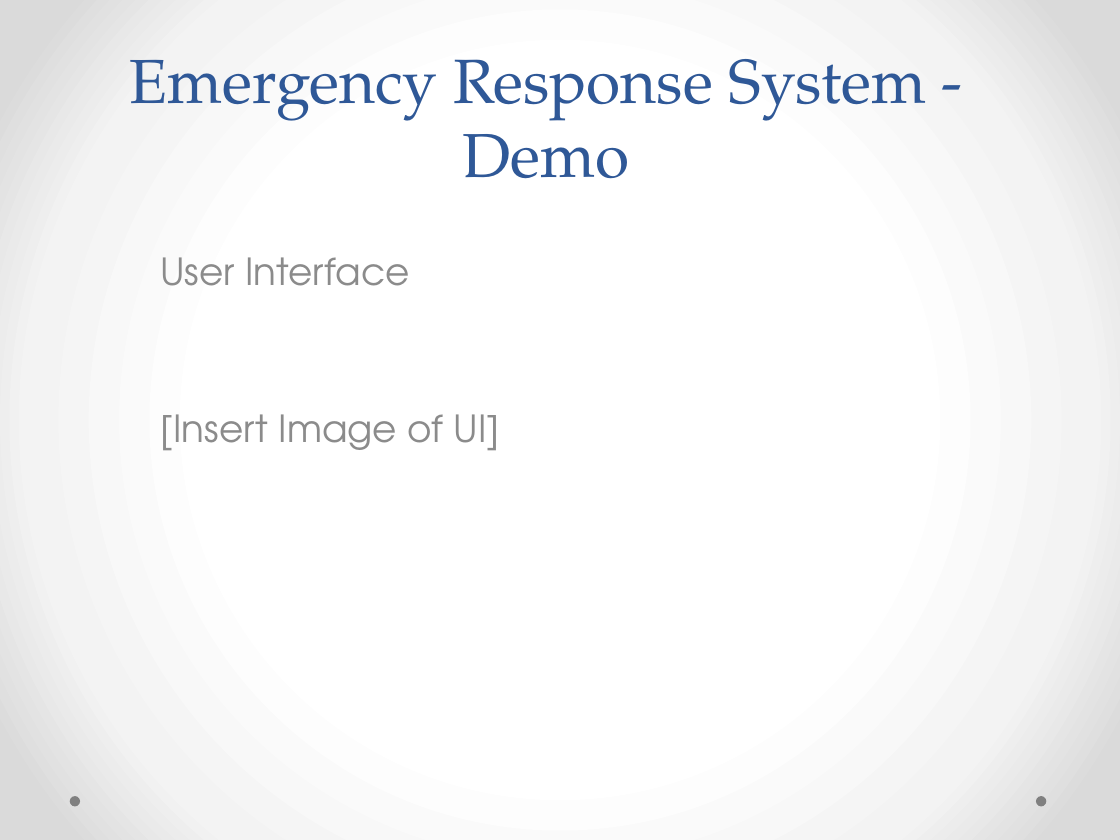
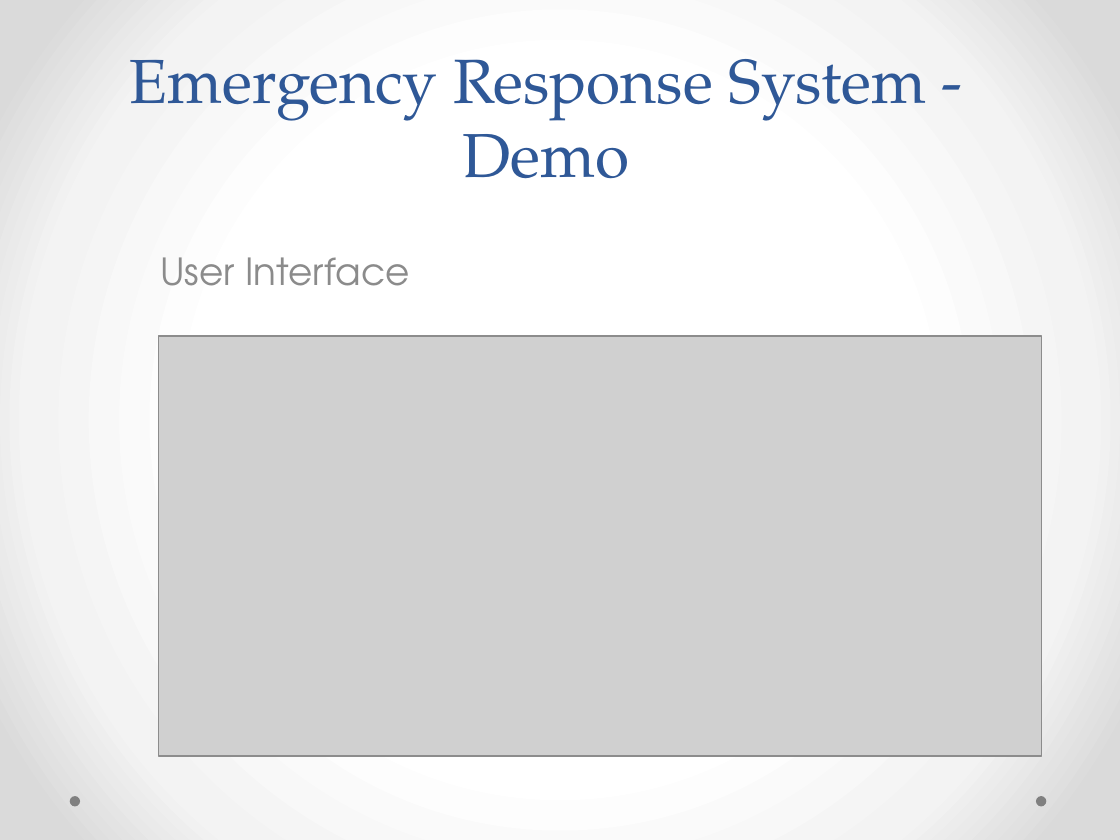
Before and after one commit to natrajkaushik/EmergencyResponseSystem, a slide deck: slide 7 of presentation/Emergency Response System.pptx (slide 6 before the commit). Drawn at 1120x840 pixels with LibreOffice and Linux fonts; fonts in the diff are those of the drawing; grey boxes stand for pictures. Boxes give left, top, right and bottom in pixels: in the first picture for what was removed or moved away, otherwise in the second. Text is boxed around its words. In the diff, an @@ line names an element or a change of style, - is before the commit and + after.

```diff
--- a/presentation/Emergency Response System.pptx
+++ b/presentation/Emergency Response System.pptx
@@ picture added at box(159, 336, 1042, 756) @@
@@ subtitle at box(161, 414, 500, 450): paragraph removed @@
-[Insert Image of UI]
```
Also in this commit, not shown: 4 other slides changed, 4 slides added, 8 other files.
